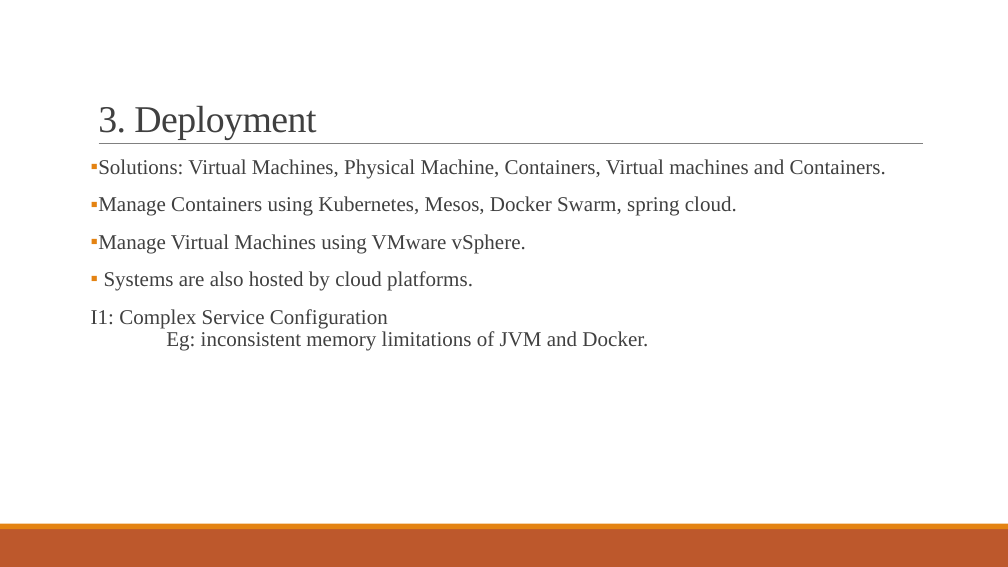
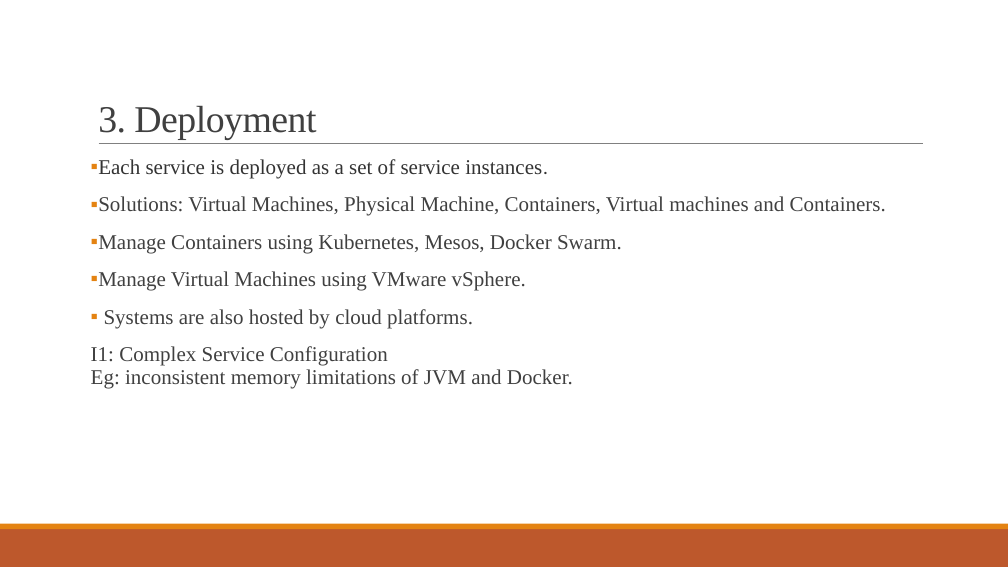
Before and after one commit to Ravishka123/Lectures_And_Talks, a slide deck: slide 18 of An Introduction to Microservices/An Introduction to Microservices.pptx (slide 13 before the commit). Drawn at 1008x567 pixels with LibreOffice and Linux fonts; fonts in the diff are those of the drawing. Boxes give left, top, right and bottom in pixels: in the first picture for what was removed or moved away, otherwise in the second. Text is boxed around its words. In the diff, an @@ line names an element or a change of style, - is before the commit and + after.

```diff
--- a/An Introduction to Microservices/An Introduction to Microservices.pptx
+++ b/An Introduction to Microservices/An Introduction to Microservices.pptx
@@ text at [98,159,548,179]: paragraph added @@
+▪ Each service is deployed as a set of service instances.
@@ text at [98,234,622,254]: text changed @@
-▪ Manage Containers using Kubernetes, Mesos, Docker Swarm, spring cloud.
+▪ Manage Containers using Kubernetes, Mesos, Docker Swarm.
```
Also in this commit, not shown: 11 other slides changed, 12 slides added, 1 slide removed, 1 other file.
